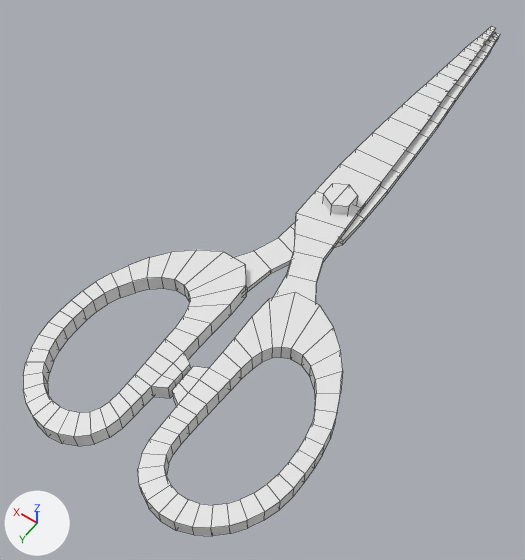
A saved change to the FBX model Assets/Models/Environment/Scissors.fbx.
The view is the same before and after, from a camera (50 mm lens) standing at (-0.0487, 0.0237, 0.1146) and looking at (0.0065, -0.0537, -0.007). Arrows for +X, +Y and +Z are at lower left; the lights stay in place. Mesh edges are drawn as thin lines. Where no turn or scale is listed for an object, it has been applied to the vertices.

The first picture shows 'Scissors'.
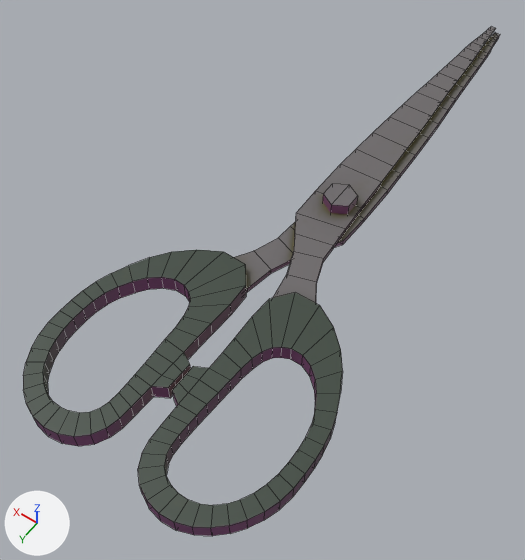
Diff of the bpy script that builds the scene:
```diff
--- a/Assets/Models/Environment/Scissors.fbx.py
+++ b/Assets/Models/Environment/Scissors.fbx.py
@@ img_scissors_scissors_diffuse_png @@
+img_scissors_scissors_diffuse_png = load_image('Scissors_Scissors_Diffuse.png', 'Materials/Scissors_Scissors_Diffuse.png', 512, 512, 'sRGB')
@@ img_scissors_scissors_normal_png @@
+img_scissors_scissors_normal_png = load_image('Scissors_Scissors_Normal.png', 'Materials/Scissors_Scissors_Normal.png', 512, 512, 'Non-Color')
@@ mat_scissors @@
 n0 = _N.new('ShaderNodeBsdfPrincipled'); n0.name = 'Principled BSDF'
 n1 = _N.new('ShaderNodeOutputMaterial'); n1.name = 'Material Output'
+n2 = _N.new('ShaderNodeTexImage'); n2.name = 'Image Texture'
+n2.image = img_scissors_scissors_diffuse_png
+n3 = _N.new('ShaderNodeTexImage'); n3.name = 'Image Texture.001'
+n3.image = img_scissors_scissors_normal_png
+n4 = _N.new('ShaderNodeNormalMap'); n4.name = 'Normal Map'
 _L.new(n0.outputs[0], n1.inputs[0])  # 'BSDF' to 'Surface'
+_L.new(n2.outputs[0], n0.inputs[0])  # 'Color' to 'Base Color'
+_L.new(n3.outputs[0], n4.inputs[1])  # 'Color' to 'Color'
+_L.new(n4.outputs[0], n0.inputs[5])  # 'Normal' to 'Normal'
```

Changed parts and their boxes [x1, y1, x2, y2] in the pictures (525 x 560 px):
'Scissors', surface changed (white to grey)
    both: [23, 27, 500, 536]
